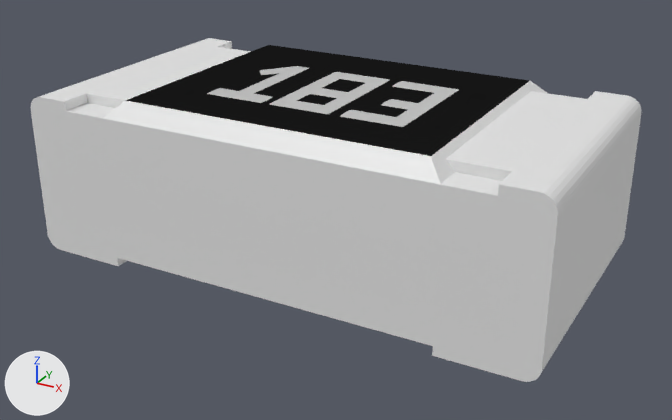
Renders of the Blender file Resistors/Fixed Value/0603/MCWR06X1802FTL.blend from each side of a commit.
The view is the same before and after, from a camera (50 mm lens) standing at (1.361, -2.466, 1.376) and looking at (0.027, -0.041, 0.163). Arrows for +X, +Y and +Z are at lower left; the lights stay in place.

The scene before the commit, as lines of its bpy script (objects in view):
```python
mat_black_plastic = bpy.data.materials.new('Black Plastic')
mat_metal = bpy.data.materials.new('Metal')
mat_white_ceramic = bpy.data.materials.new('White Ceramic')
me_mcwr06x1802ftl = bpy.data.meshes.new('MCWR06X1802FTL')
me_mcwr06x1802ftl.from_pydata(...)  # 152 vertices, 378 faces; spans x -0.85..0.85, y -0.45..0.45, z 0.0..0.55
# faces by material slot: [22, 8, 346, 2]
me_mcwr06x1802ftl.materials.append(mat_white_ceramic)
me_mcwr06x1802ftl.materials.append(mat_black_plastic)
me_mcwr06x1802ftl.materials.append(mat_metal)
me_mcwr06x1802ftl.materials.append(mat_mcwr06x1802ftl)
ob_mcwr06x1802ftl = bpy.data.objects.new('MCWR06X1802FTL', me_mcwr06x1802ftl)
ob_mcwr06x1802ftl.location = (0.0, 0.0, 0.0)
```
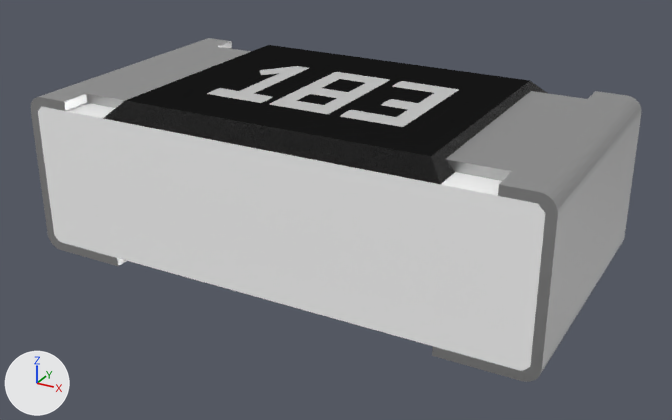
The change, as a list of edits to the scene's bpy script:
```text
Add ng_metallic:
    ng_metallic = bpy.data.node_groups.new('Metallic', 'ShaderNodeTree')
    # nodes: BsdfPrincipled
    # colours: light grey #cacaca
Add ng_plastic:
    ng_plastic = bpy.data.node_groups.new('Plastic', 'ShaderNodeTree')
    # nodes: BsdfPrincipled, TexNoise
    # colours: black #191919
Add ng_ceramic:
    ng_ceramic = bpy.data.node_groups.new('Ceramic', 'ShaderNodeTree')
    # nodes: BsdfPrincipled
    # colours: white #ffffff
Change mat_white_ceramic:
    add mat_white_ceramic.use_nodes = True; mat_white_ceramic.node_tree.nodes.clear()
    add _N = mat_white_ceramic.node_tree.nodes; _L = mat_white_ceramic.node_tree.links
    add n0 = _N.new('ShaderNodeOutputMaterial'); n0.name = 'Material Output'
    add n1 = _N.new('ShaderNodeGroup'); n1.name = 'Ceramic'
    add n1.node_tree = ng_ceramic
    add n1.inputs[0].default_value = (1.0, 1.0, 1.0, 1.0)  # 'Base Color', white #ffffff
    add _L.new(n1.outputs[0], n0.inputs[0])  # 'Surface' to 'Surface'
Change mat_black_plastic:
    add mat_black_plastic.use_nodes = True; mat_black_plastic.node_tree.nodes.clear()
    add _N = mat_black_plastic.node_tree.nodes; _L = mat_black_plastic.node_tree.links
    add n0 = _N.new('ShaderNodeOutputMaterial'); n0.name = 'Material Output'
    add n1 = _N.new('ShaderNodeGroup'); n1.name = 'Group'
    add n1.node_tree = ng_plastic
    add n1.inputs[0].default_value = (0.00972, 0.00972, 0.00972, 1.0)  # 'Color', black #191919
    add n2 = _N.new('ShaderNodeDisplacement'); n2.name = 'Displacement'
    add n2.inputs[1].default_value = 0.0  # 'Midlevel'
    add n2.inputs[2].default_value = 0.1  # 'Scale'
    add _L.new(n1.outputs[0], n0.inputs[0])  # 'Shader' to 'Surface'
    add _L.new(n1.outputs[1], n2.inputs[0])  # 'Displacement' to 'Height'
    add _L.new(n2.outputs[0], n0.inputs[2])  # 'Displacement' to 'Displacement'
Change mat_metal:
    add mat_metal.use_nodes = True; mat_metal.node_tree.nodes.clear()
    add _N = mat_metal.node_tree.nodes; _L = mat_metal.node_tree.links
    add n0 = _N.new('ShaderNodeOutputMaterial'); n0.name = 'Material Output'
    add n1 = _N.new('ShaderNodeGroup'); n1.name = 'Metallic'
    add n1.node_tree = ng_metallic
    add n1.inputs[0].default_value = (0.591, 0.591, 0.591, 1.0)  # 'Base Color', light grey #cacaca
    add _L.new(n1.outputs[0], n0.inputs[0])  # 'BSDF' to 'Surface'
```

Changed parts and their boxes [x1, y1, x2, y2] in the pictures (672 x 420 px):
'MCWR06X1802FTL', recoloured: [31, 38, 641, 382] in both
